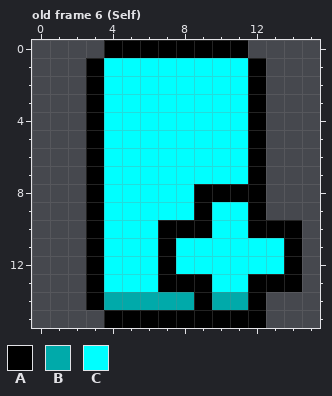
File history of a pixel-art file, ase/PU.ase. The first picture shows the starting point.
16x16 pixels, 70 frames. Shown: old frame 6 (Self). The commit also changed other frames, which this record leaves out.
Palette (. is transparent): A #000000  B #00aaaa  C #00ffff
Pixels before, old frame 6 (Self), first column x 3:
 0 .AAAAAAAA...
 1 ACCCCCCCCA..
 2 ACCCCCCCCA..
 3 ACCCCCCCCA..
 4 ACCCCCCCCA..
 5 ACCCCCCCCA..
 6 ACCCCCCCCA..
 7 ACCCCCCCCA..
 8 ACCCCCAAAA..
 9 ACCCCCACCA..
10 ACCCAAACCAAA
11 ACCCACCCCCCA
12 ACCCACCCCCCA
13 ACCCAAACCAAA
14 ABBBBBABBA..
15 .AAAAAAAAA..
Once edited:
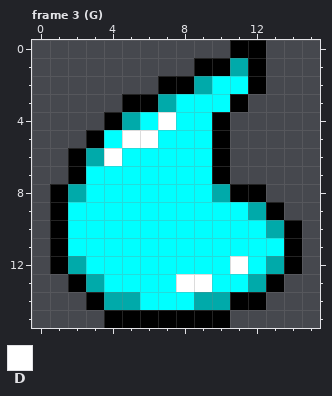
Colours new in this view: D #ffffff
A new or re-ordered frame is compared with the old frame closest to it.
Edits made:
frames 70 -> 72
Frame 3 (G) is new; against old frame 6 (Self), layer "PU":
y 0: x 4..10 AAAAAAA -> .......; x 12 . -> A
y 1: x 3..11 ACCCCCCCC -> ......AAB
y 2: x 3..9 ACCCCCC -> ....AAB
y 3: x 3..7 ACCCC -> ..AAB; x 11..12 CA -> A.
y 4: x 3..5 ACC -> .AB; x 7 C -> D; x 10..12 CCA -> A..
y 5: x 5..6 CC -> DD; x 10..12 CCA -> A..
y 6: x 2..4 .AC -> ABD; x 10..12 CCA -> A..
y 7: x 2..3 .A -> AC; x 10..12 CCA -> A..
y 8: x 1..3 ..A -> ABC; x 9..10 AA -> CB
y 9: x 1..3 ..A -> ACC; x 9 A -> C; x 12..13 A. -> BA
y 10: x 1..3 ..A -> ACC; x 7..9 AAA -> CCC; x 12..13 AA -> CB
y 11: x 1..3 ..A -> ACC; x 7 A -> C
y 12: x 1..3 ..A -> ABC; x 7 A -> C; x 11 C -> D; x 13 C -> B
y 13: x 2..3 .A -> AB; x 7..9 AAA -> CDD; x 12 A -> B; x 14 A -> .
y 14: x 6..9 BBBA -> CCCB; x 11 B -> A
y 15: x 11..12 AA -> ..
Where, in picture pixels (left, top, right, bottom), the same in both pictures:
changed: (50, 40, 302, 328)
